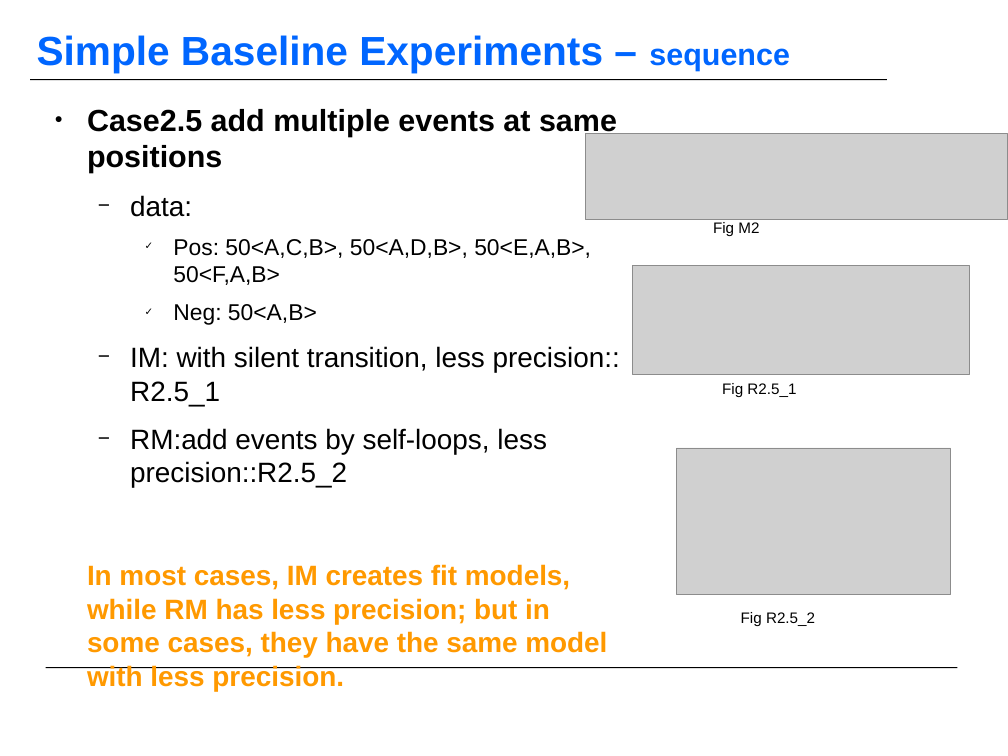
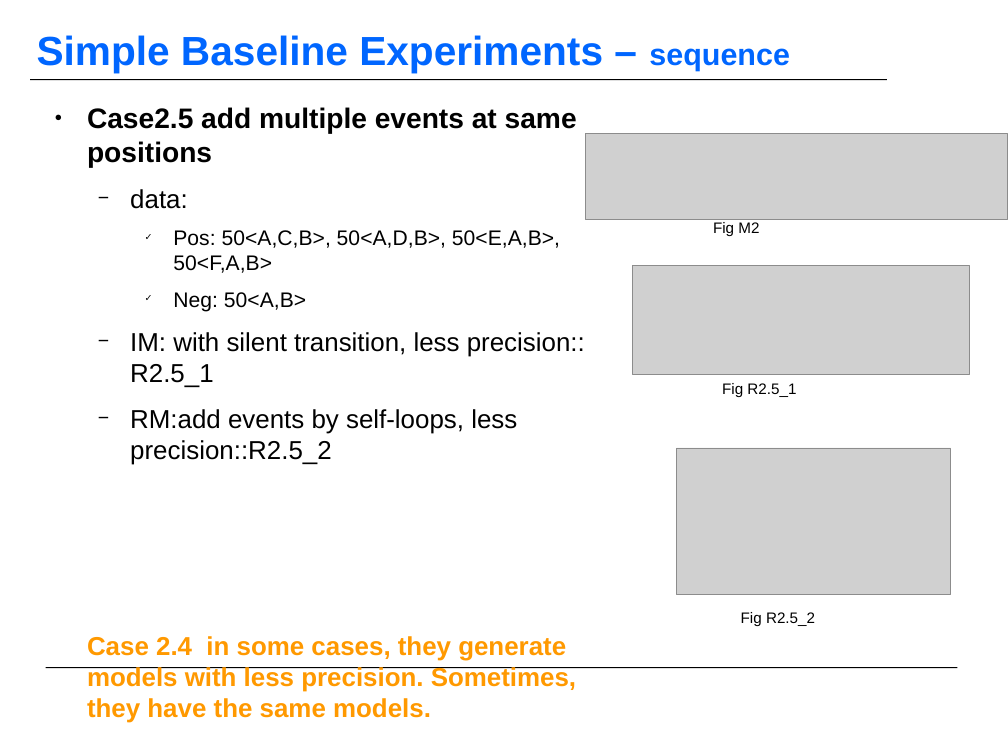
Before and after one commit to KFDing/masterthesis, a slide deck: slide 10 of official_report/MasterThesis_Report_03_Dfg_02.odp (slide 11 before the commit). Drawn at 1008x756 pixels with LibreOffice and Linux fonts; fonts in the diff are those of the drawing; grey boxes stand for pictures; background and template pictures are left out. Boxes give left, top, right and bottom in pixels: in the first picture for what was removed or moved away, otherwise in the second. Text is boxed around its words. In the diff, an @@ line names an element or a change of style, - is before the commit and + after.

```diff
--- a/official_report/MasterThesis_Report_03_Dfg_02.odp
+++ b/official_report/MasterThesis_Report_03_Dfg_02.odp
@@ text at (x1=87, y1=107, x2=585, y2=465): size 24 to 22.2 pt in "Case2.5 add multiple events at same positions"; size 22 to 20.4 pt in "data:", "IM: with silent transition, less precision:: R2.5_1", "RM:add events by self-loops, less precision::R2.5_2"; size 18 to 16.6 pt in "Pos: 50<A,C,B>, 50<A,D,B>, 50<E,A,B>, 50<F,A,B>", "Neg: 50<A,B>" @@
@@ text at (x1=87, y1=636, x2=576, y2=723): text changed; size 22 to 20.4 pt @@
-In most cases, IM creates fit models, while RM has less precision; but in some cases, they have the same model with less precision.
+Case 2.4 in some cases, they generate models with less precision. Sometimes, they have the same models.
```
Also in this commit, not shown: 15 other slides changed, 3 slides added, 3 slides removed.
